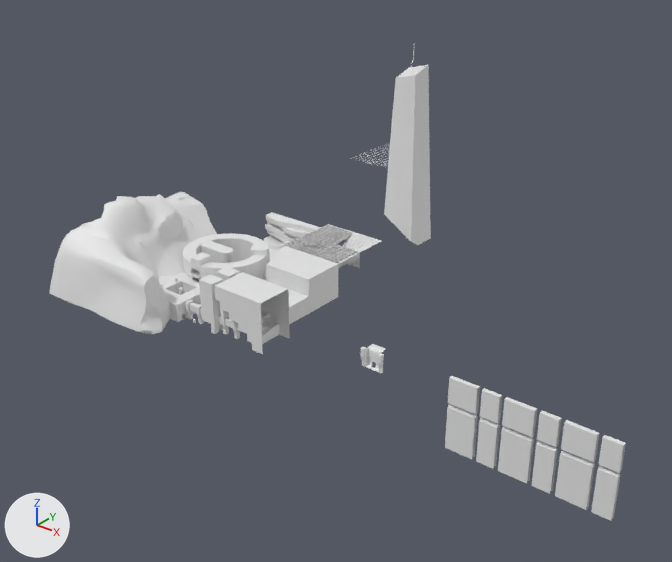
Two versions of the Blender file Assets/Models/City/CityNewMaster.blend, one commit apart.
Both versions are drawn from a 50 mm camera at (325.0, -288.0, 231.0) aimed at (60.0, 43.0, 26.0). The axes (+X, +Y, +Z) are drawn at lower left. The lights are the same throughout.
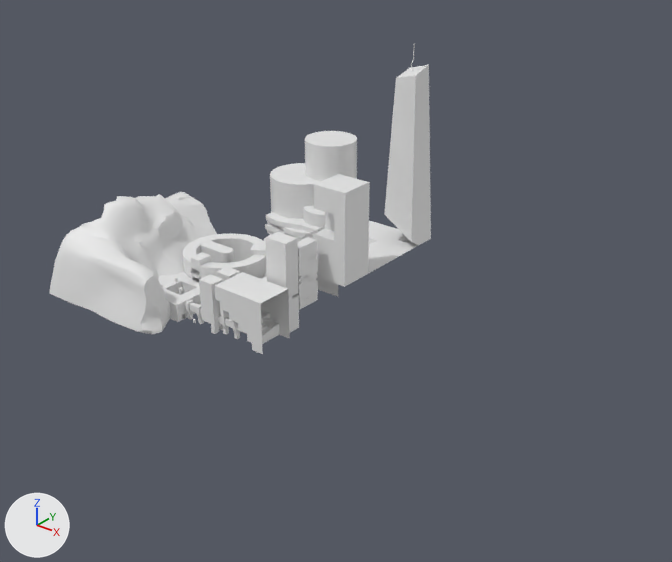
ob_cube_108 is not drawn itself; it is used by a modifier of ob_cube_107.
ob_cube_101 is not drawn itself; it is used by a modifier of ob_cube_100.

Pixel boxes [x1, y1, x2, y2] of what changed, in the pictures (672 x 562 px; the box of a moved part takes in the faces that stretch with it):
'Cube.107', added: after [314, 174, 370, 287]
'Cube.001', reshaped: before [266, 246, 338, 324]; after [266, 265, 338, 297]
'Cube.093', hidden: before [555, 420, 600, 510]
'Cube.092', hidden: before [498, 397, 537, 484]
'Cylinder.051', added: after [305, 131, 357, 181]
'Cube.063', hidden: before [445, 376, 480, 459]
'Cylinder.010', added: after [270, 163, 321, 219]
'Cube.100', added: after [266, 232, 299, 333]
'Cube.088', hidden: before [591, 435, 626, 521]
'Cube.087', hidden: before [532, 411, 562, 494]
'Cube.083', hidden: before [476, 388, 502, 469]
'Plane.020', added: after [368, 221, 418, 273]
'Cube.060', added: after [298, 237, 318, 309]
'Cylinder.050', added: after [303, 206, 325, 227]
'Cube.041', hidden: before [365, 344, 385, 372]
'Cube.043', hidden: before [377, 353, 384, 373]
'Cube.042', hidden: before [360, 347, 366, 367]
'Plane.018', hidden: before [350, 144, 390, 166]
'Cube.059', added: after [298, 274, 318, 282]
'Cube.099', added: after [261, 276, 299, 299]
'Cube.062', added: after [298, 253, 318, 260]
'Plane.022', added: after [369, 239, 377, 245]
part 1 of me_cube_001, moved or reshaped (not visible afterwards): before [267, 246, 338, 324]
part 2 of me_cube_003, moved or reshaped: [267, 212, 320, 230] in both
'Plane.009', unchanged, covered by the edit: before [283, 225, 360, 268]; after [297, 226, 325, 242]

The change, as a diff of the scene's bpy script:
```diff
--- a/Assets/Models/City/CityNewMaster.blend.py
+++ b/Assets/Models/City/CityNewMaster.blend.py
@@ me_cube_001 @@
-me_cube_001.from_pydata(...)  # 66 vertices, 54 faces; spans x -18.0..20.0, y -24.0..25.0, z 0.0..20.0
+me_cube_001.from_pydata(...)  # 65 vertices, 50 faces; spans x -21.0..20.0, y -24.0..25.0, z 0.0..20.0
+# me_cube_001 part 1
+# 12 vertices are removed from x -18.0..20.0, y -20.0..25.0, z 0.0..20.0
+# 20 faces are deleted
+# 3 vertices move from x -18.0, y 20.0..25.0, z 9.0..10.0 to x -21.0..-18.8, y 21.2..25.0, z 8.0..9.0
+# 11 vertices are added at x -21.0..-10.0, y 16.7..25.0, z 0.0..20.0
+# 16 new faces join them
@@ me_cube_003 @@
 me_cube_003.from_pydata(...)  # 202 vertices, 192 faces; spans x -21.0..21.0, y -12.7..0.0, z 0.0..18.0
+# me_cube_003 part 2: all 15 vertices in x -21.0..21.0, y 0.0, z 18.0 are moved by (0.0, 8.0, 0.0)
@@ ob_plane_018 @@
 ob_plane_018.location = (-1.0, 135.0, 54.0)
+ob_plane_018.hide_viewport = True
@@ ob_cube_043 @@
 ob_cube_043.location = (105.0, 21.0, 0.0)
+ob_cube_043.hide_viewport = True
@@ ob_cube_042 @@
 ob_cube_042.location = (95.0, 21.0, 0.0)
+ob_cube_042.hide_viewport = True
@@ ob_cube_041 @@
 ob_cube_041.location = (95.0, 45.0, 0.0)
+ob_cube_041.hide_viewport = True
@@ ob_cube_093 @@
 ob_cube_093.location = (217.5, -10.0, 20.0)
+ob_cube_093.hide_viewport = True
@@ ob_cube_092 @@
 ob_cube_092.location = (192.5, -10.0, 20.0)
+ob_cube_092.hide_viewport = True
@@ ob_cube_063 @@
 ob_cube_063.location = (167.5, -10.0, 20.0)
+ob_cube_063.hide_viewport = True
@@ ob_cube_088 @@
 ob_cube_088.location = (230.0, -10.0, 0.0)
+ob_cube_088.hide_viewport = True
@@ ob_cube_087 @@
 ob_cube_087.location = (205.0, -10.0, 0.0)
+ob_cube_087.hide_viewport = True
@@ ob_cube_083 @@
 ob_cube_083.location = (180.0, -10.0, 0.0)
+ob_cube_083.hide_viewport = True
@@ ob_plane_020 @@
+ob_plane_020 = bpy.data.objects.new('Plane.020', me_plane_010)  # 16 vertices, 11 faces; spans x -59.0..1.0, y -59.0..1.0, z -3.9..0.0
+ob_plane_020.location = (59.0, 129.0, 20.0)
@@ ob_cube_058 @@
+ob_cube_058 = bpy.data.objects.new('Cube.058', me_cube_052)  # 60 vertices, 56 faces; spans x -7.3..7.0, y -1.0..7.0, z 3.0..9.2
+ob_cube_058.location = (39.0, 38.0, 10.8)
+ob_cube_058.rotation_euler = (0.0, 0.0, -1.571)  # degrees (0, 0, -90)
+ob_cube_058.scale = (-1.0, 1.0, 1.0)
@@ ob_cube_060 @@
+ob_cube_060 = bpy.data.objects.new('Cube.060', me_cube_053)  # 60 vertices, 58 faces; spans x -1.0..5.0, y -13.0..1.0, z -1.8..32.2
+ob_cube_060.location = (41.0, 44.0, 11.8)
@@ ob_cube_096 @@
+ob_cube_096 = bpy.data.objects.new('Cube.096', me_cube_077)  # 48 vertices, 43 faces; spans x -0.3..7.0, y -1.0..7.0, z 0.0..7.5
+ob_cube_096.location = (39.0, 31.0, 16.8)
+ob_cube_096.rotation_euler = (0.0, 0.0, -1.571)  # degrees (0, 0, -90)
+ob_cube_096.scale = (-1.0, 1.0, 1.0)
@@ ob_cube_059 @@
+ob_cube_059 = bpy.data.objects.new('Cube.059', me_cube_061)  # 68 vertices, 68 faces; spans x -7.3..7.3, y -1.0..7.0, z 3.0..10.5
+ob_cube_059.location = (39.0, 38.0, 19.8)
+ob_cube_059.rotation_euler = (0.0, 0.0, -1.571)  # degrees (0, 0, -90)
@@ ob_cube_061 @@
+ob_cube_061 = bpy.data.objects.new('Cube.061', me_cube_032)  # 52 vertices, 49 faces; spans x -0.3..7.0, y -1.0..7.0, z 0.0..7.5
+ob_cube_061.location = (39.0, 45.0, 25.8)
+ob_cube_061.rotation_euler = (0.0, 0.0, -1.571)  # degrees (0, 0, -90)
@@ ob_cube_098 @@
+ob_cube_098 = bpy.data.objects.new('Cube.098', me_cube_057)  # 52 vertices, 48 faces; spans x -0.3..7.0, y -1.0..7.0, z 0.0..7.5
+ob_cube_098.location = (39.0, 31.0, 27.5)
+ob_cube_098.rotation_euler = (0.0, 0.0, -1.571)  # degrees (0, 0, -90)
+ob_cube_098.scale = (-1.0, 1.0, 1.0)
@@ ob_cube_062 @@
+ob_cube_062 = bpy.data.objects.new('Cube.062', me_cube_058)  # 70 vertices, 69 faces; spans x -7.3..7.3, y -1.0..7.0, z 3.0..10.5
+ob_cube_062.location = (39.0, 38.0, 28.8)
+ob_cube_062.rotation_euler = (0.0, 0.0, -1.571)  # degrees (0, 0, -90)
+ob_cube_062.scale = (-1.0, 1.0, 1.0)
@@ ob_cube_099 @@
+ob_cube_099 = bpy.data.objects.new('Cube.099', me_cube_062)  # 16 vertices, 14 faces; spans x -17.0..9.0, y -19.0..1.0, z -0.5..1.0
+ob_cube_099.location = (37.0, 44.0, 19.0)
@@ ob_cube_100 @@
+ob_cube_100 = bpy.data.objects.new('Cube.100', me_cube_063)  # a box spanning x -5.5..7.5, y -4.5..4.5, z 0.0..50.0; modifiers BOOLEAN
+ob_cube_100.location = (38.5, 25.5, 0.0)
@@ ob_cube_101 @@
+ob_cube_101 = bpy.data.objects.new('Cube.101', me_cube_075)  # a box spanning x -5.5..10.0, y -5.0..4.5, z 0.0..22.0
+ob_cube_101.location = (32.0, 30.0, 10.0)
@@ ob_cube_107 @@
+ob_cube_107 = bpy.data.objects.new('Cube.107', me_cube_082)  # a box spanning x -1.0..19.0, y -19.0..1.0, z 0.0..51.0; modifiers BOOLEAN
+ob_cube_107.location = (41.0, 69.0, 20.0)
@@ ob_cube_108 @@
+ob_cube_108 = bpy.data.objects.new('Cube.108', me_cube_083)  # a box spanning x -1.07..1.07, y -1.07..1.07, z -1.07..1.07
+ob_cube_108.location = (46.0, 52.0, 51.0)
+ob_cube_108.scale = (6.56, 6.56, 6.56)
@@ ob_cylinder_010 @@
+ob_cylinder_010 = bpy.data.objects.new('Cylinder.010', me_cylinder_003)  # a 24-sided cylinder along z spanning x -20.0..20.0, y -20.0..20.0, z -20.0..20.0
+ob_cylinder_010.location = (-33.0, 126.0, 20.0)
@@ ob_cylinder_050 @@
+ob_cylinder_050 = bpy.data.objects.new('Cylinder.050', me_cylinder_003.copy())
+ob_cylinder_050.location = (-9.0, 120.0, 6.0)
+ob_cylinder_050.scale = (0.7, 0.7, 1.0)
@@ ob_cylinder_051 @@
+ob_cylinder_051 = bpy.data.objects.new('Cylinder.051', me_cylinder_003.copy())
+ob_cylinder_051.location = (-20.0, 138.0, 24.0)
+ob_cylinder_051.scale = (0.8, 0.8, 1.9)
@@ ob_plane_022 @@
+ob_plane_022 = bpy.data.objects.new('Plane.022', me_plane_012)  # 170 vertices, 97 faces; spans x -20.9..-1.9, y -20.9..-1.9, z -10.0..-0.3
+ob_plane_022.location = (40.0, 110.0, 20.0)
```
